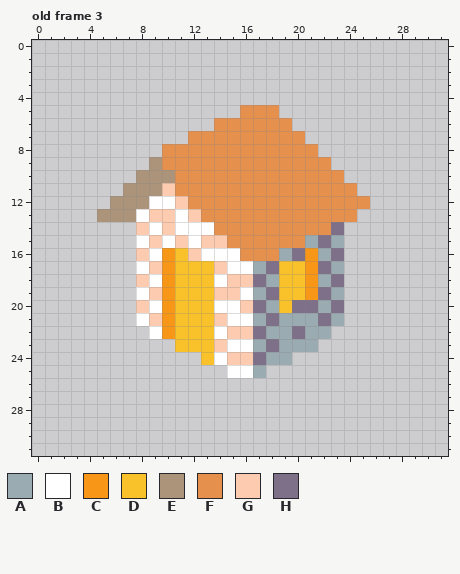
File history of a pixel-art file, assets/buildings.aseprite. That is the earlier state.
32x32 pixels, 6 frames. Colours within 5 levels of each other are drawn and written as one. Shown: old frame 3. The commit also changed other frames, which this record leaves out.
Visible layers, top first: "Layer 2", "Layer 1".
Palette (. is transparent): A #9babb2  B #ffffff  C #f79617  D #f9c22b  E #ab947a  F #e6904e  G #fdcbb0  H #7f708a
Pixels before, old frame 3, first column x 5:
 5 ...........FFF.......
 6 .........FFFFFF......
 7 .......FFFFFFFFF.....
 8 .....FFFFFFFFFFFF....
 9 ....EFFFFFFFFFFFFF...
10 ...EEEFFFFFFFFFFFFF..
11 ..EEEGFFFFFFFFFFFFFF.
12 .EEEBBGFFFFFFFFFFFFFF
13 EEEBGGBGFFFFFFFFFFFF.
14 ...GBGBBBFFFFFFFFFH..
15 ...BGBGBGGFFFFFFAHA..
16 ...GBCDGBBBFFFAHCAH..
17 ...BGCDDDGBBAHDDCHA..
18 ...GBCDDDBGGHADDCAH..
19 ...BGCDDDGGBAHDDCHA..
20 ...GBCDDDBBGHADHHAH..
21 ...BGCDDDGBBAHAAAHA..
22 ....BCDDDBGGHAAHAA...
23 ......DDDGBBAHAAA....
24 ........DBGGHAA......
25 ..........BBA........
And afterwards:
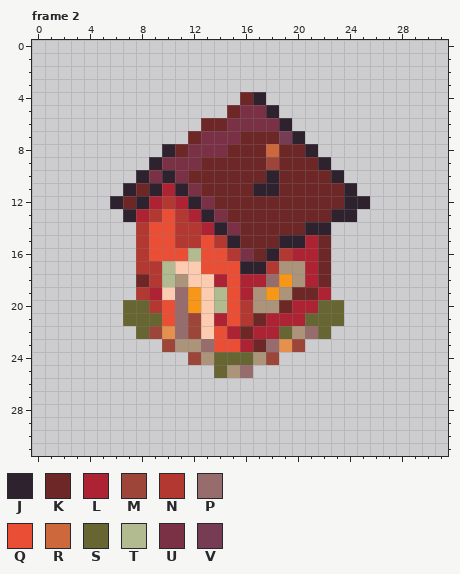
Colours new in this view: J #2e222f  K #6e2727  L #ae2334  M #9e4539  N #b33831  P #966c6c  Q #ea4f36  R #cd683d  S #676633  T #b2ba90  U #7a3045  V #753c54
A new or re-ordered frame is compared with the old frame closest to it.
Change:
frames 6 -> 21
Changed rows in their new state; - is an unchanged pixel.
Frame 2 is new; against old frame 3, layer "Layer 1":
first column x 5:
 4 -----------KJ--------
 5 ----------KUUJ-------
 6 --------KKUUUUJ------
 7 -------KUUUKKKVJ-----
 8 -----JKUUUKKKRKKJ----
 9 ----JUUUKKKKKMKKKJ---
10 ---JUJUKKKKKKJKKKKJ--
11 --JKJLJUKKKKJJKKKKKJ-
12 -JKJLNLJUKKKKKKKKKKJJ
13 ..JLNQNLJUKKKKKKKKJJ-
14 ---NQQNNLJUKKKKKJJ.--
15 ---NQQNNQNJKKKJJLK.--
16 ---NQQQTQQNUKJNLLK.--
17 ---NNTGGQQQJJNEELK.--
18 ---KNTEGGLQLLPCELK.--
19 ---NLGPCGTQLECEKKL.--
20 --SSNQPCGTQNEEKLLSS--
21 --SSSQPMGLQNKLLLSSS--
22 ---SMFPMGQLKLLSEPS---
23 -----MEEPQQLKPFM.----
24 -------MESSSEM.------
25 ---------SEP.--------
